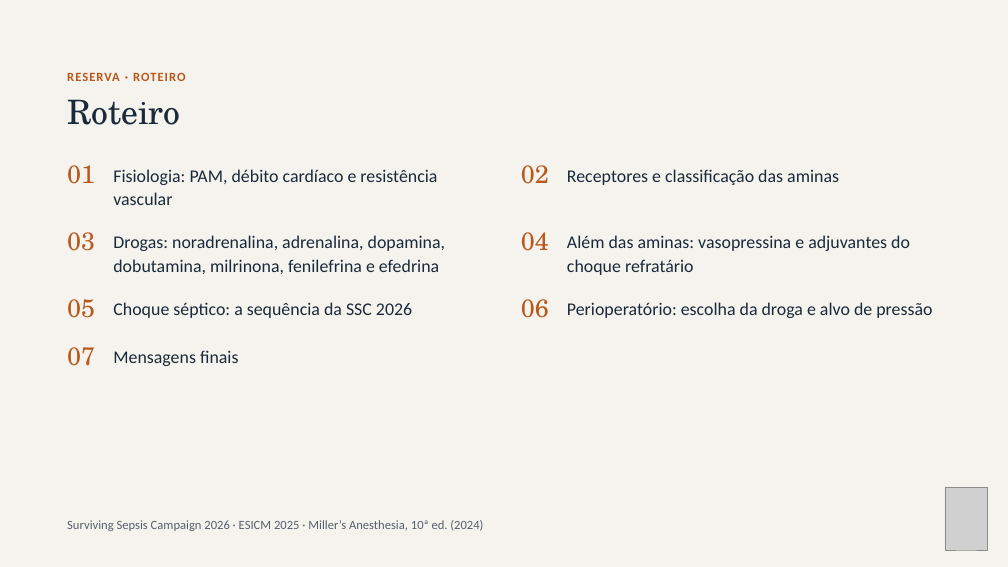
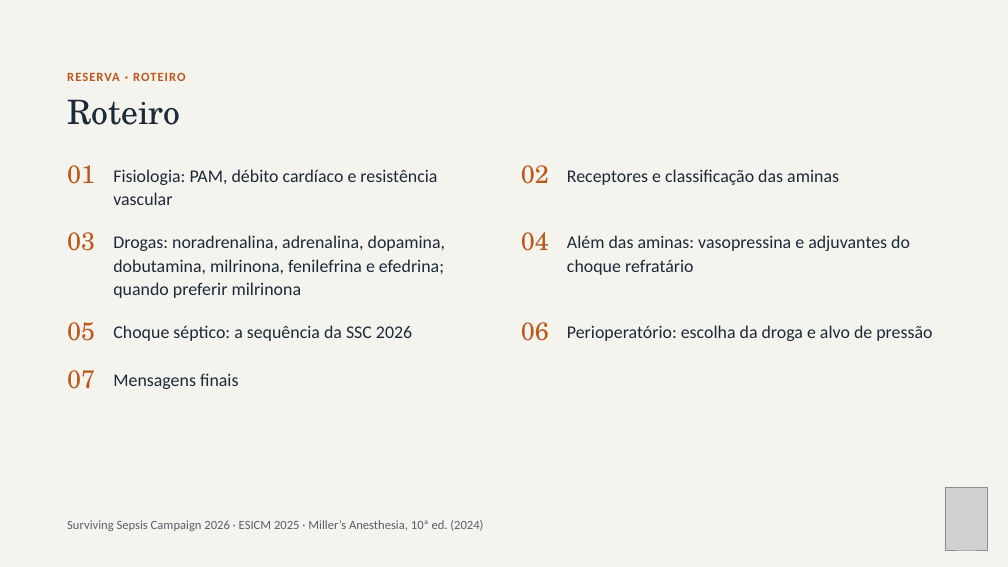
Before and after one commit to brunomoraesdubois-bit/Bruno, a slide deck: slide 29 of apresentacao/Aminas_Vasoativas.pptx (slide 28 before the commit). Drawn at 1008x567 pixels with LibreOffice and Linux fonts; fonts in the diff are those of the drawing; grey boxes stand for pictures. Boxes give left, top, right and bottom in pixels: in the first picture for what was removed or moved away, otherwise in the second. Text is boxed around its words. In the diff, an @@ line names an element or a change of style, - is before the commit and + after.

```diff
--- a/apresentacao/Aminas_Vasoativas.pptx
+++ b/apresentacao/Aminas_Vasoativas.pptx
@@ text at bbox=[113, 235, 446, 298]: text changed @@
-Drogas: noradrenalina, adrenalina, dopamina, dobutamina, milrinona, fenilefrina e efedrina
+Drogas: noradrenalina, adrenalina, dopamina, dobutamina, milrinona, fenilefrina e efedrina; quando preferir milrinona
@@ 6 texts: place and size @@
-6 texts at bbox=[67, 299, 932, 366]
+6 texts at bbox=[67, 322, 932, 389]
```
Also in this commit, not shown: 7 other slides changed, 1 slide added, 16 other files.
